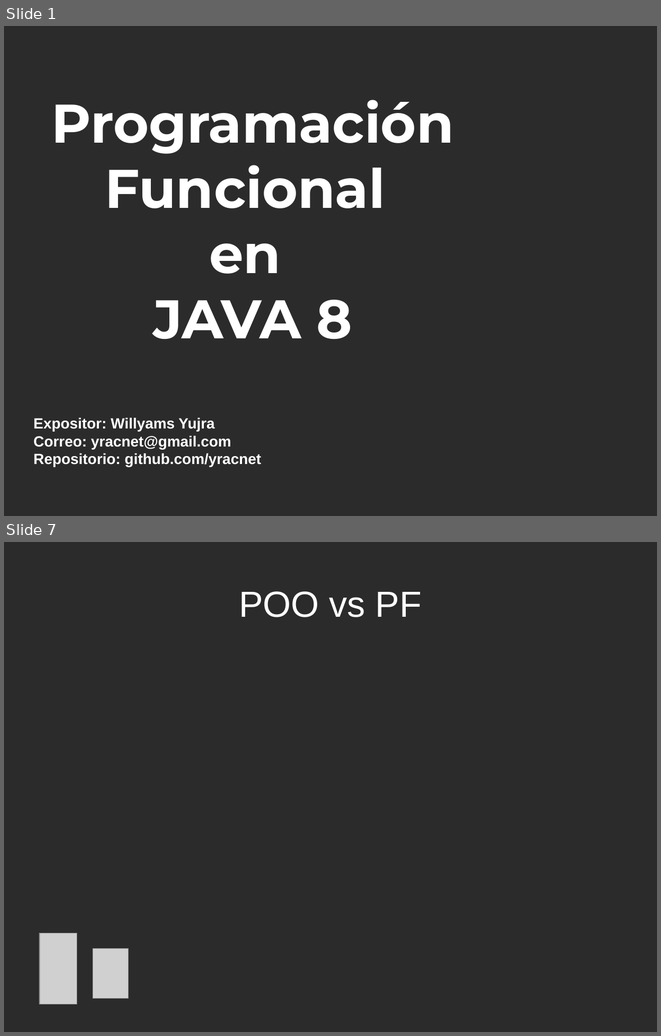
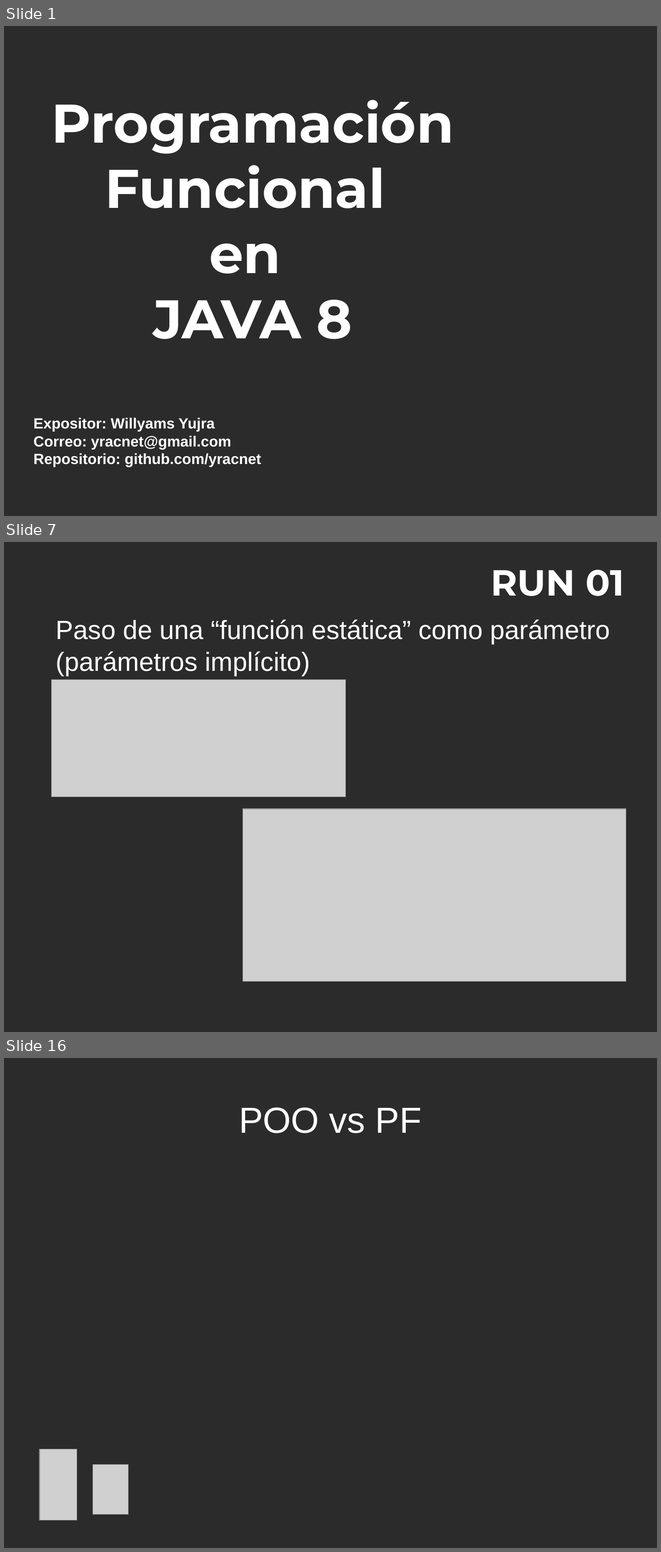
Before and after one commit to yracnet/java-fp, a slide deck: java-fp.odp. Shown one above the other, each under a label of ours: slides 1 and 7 before the commit, slides 1, 7 and 16 after it; the slides between them are not shown. The pictures are 661x1036 and 661x1552 pixels, drawn with LibreOffice and Linux fonts; fonts in the diff are those of the drawing; grey boxes stand for pictures; background and template pictures are left out; a plain dark background stands for a picture behind light text. Boxes give left, top, right and bottom in pixels: in the first picture for what was removed or moved away, otherwise in the second. Text is boxed around its words. In the diff, an @@ line names an element or a change of style, - is before the commit and + after.

```diff
--- a/java-fp.odp
+++ b/java-fp.odp
@@ slide 7 added at <box>4,542,657,1032</box>, background picture (left out) @@
@@ title added at <box>491,570,624,596</box>, 44 pt, text #FFFFFF, bold @@
+RUN 01
@@ text added at <box>55,619,610,676</box>, 32 pt, text #FFFFFF @@
+Paso de una “función estática” como parámetro (parámetros implícito)
@@ picture added at <box>51,679,346,797</box> @@
@@ picture added at <box>243,809,626,982</box> @@
@@ what was slide 7 is now slide 16 @@
```
Also in this commit, not shown: 4 slides changed, 10 other slides added, 1 slide removed, 1 other file.
